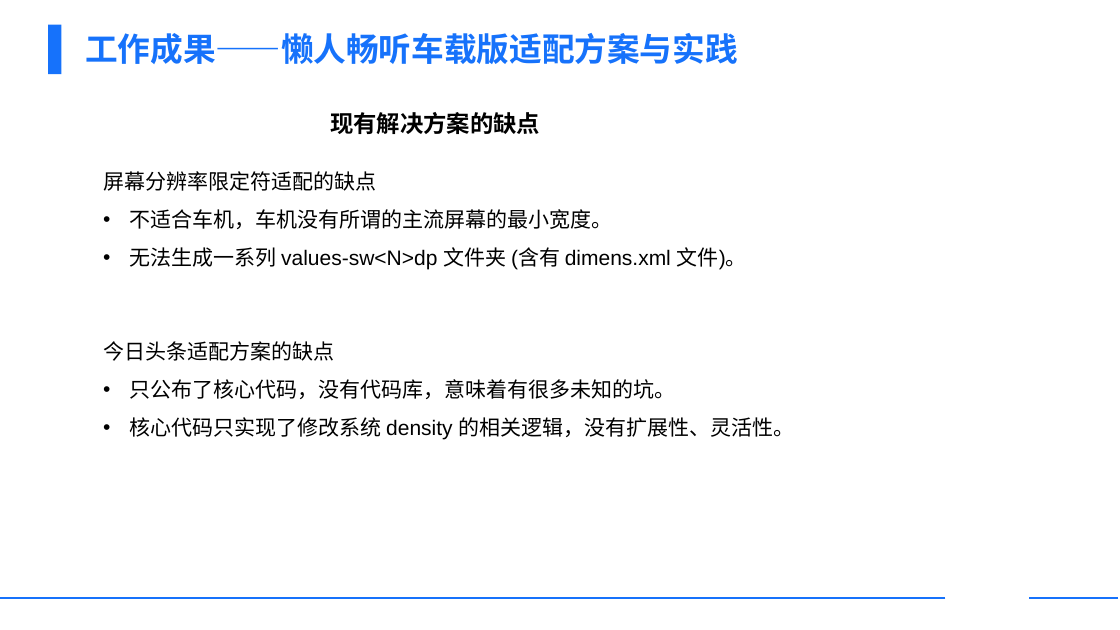
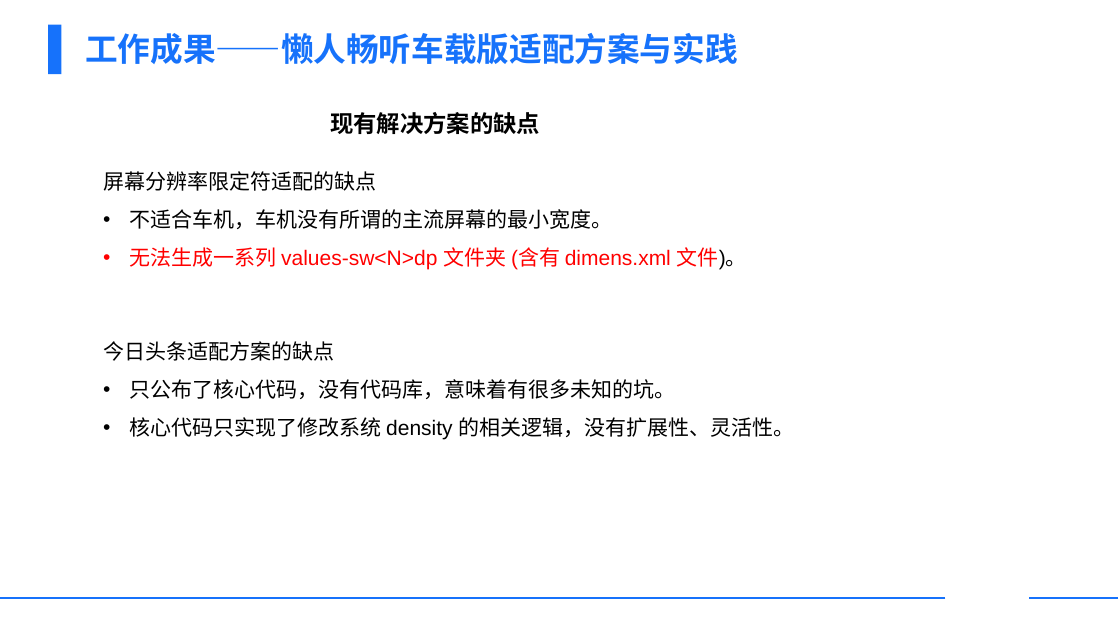
Before and after one commit to houziershi/document, a slide deck: slide 15 of ppt/侯国坤-面试陈述_20210628_20.15.pptx. Drawn at 1120x630 pixels with LibreOffice and Linux fonts; fonts in the diff are those of the drawing; background and template pictures are left out. Boxes give left, top, right and bottom in pixels: in the first picture for what was removed or moved away, otherwise in the second. Text is boxed around its words. In the diff, an @@ line names an element or a change of style, - is before the commit and + after.

```diff
--- a/ppt/侯国坤-面试陈述_20210628_20.15.pptx
+++ b/ppt/侯国坤-面试陈述_20210628_20.15.pptx
@@ text at (129,247,747,270): text colour #000000 to #FF0000 in "无法生成一系列 values-sw<N>dp 文件夹 (含有 dimens.xml 文件)。" @@
```
Also in this commit, not shown: 1 other slide changed, 1 other file.
